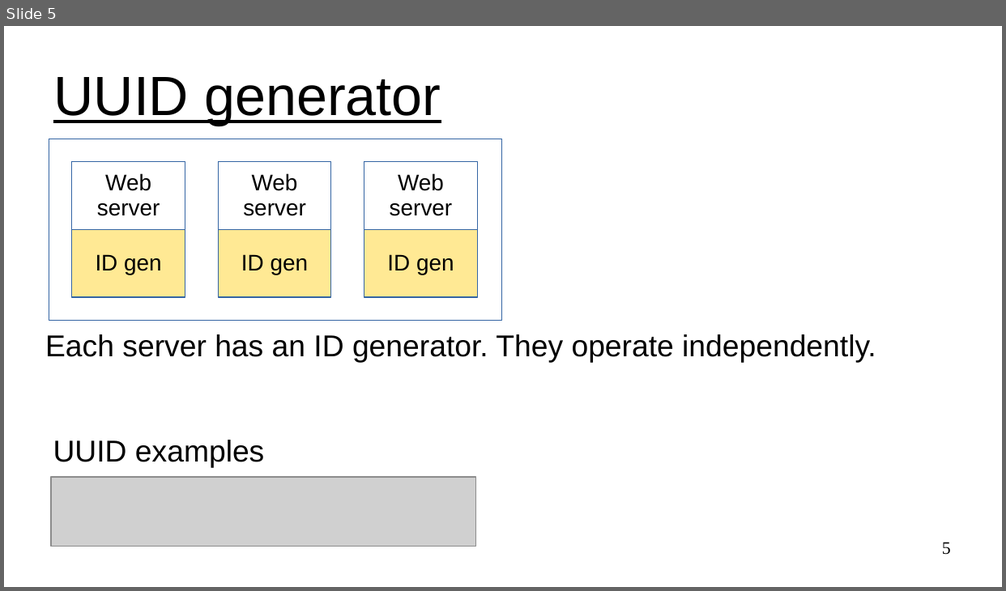
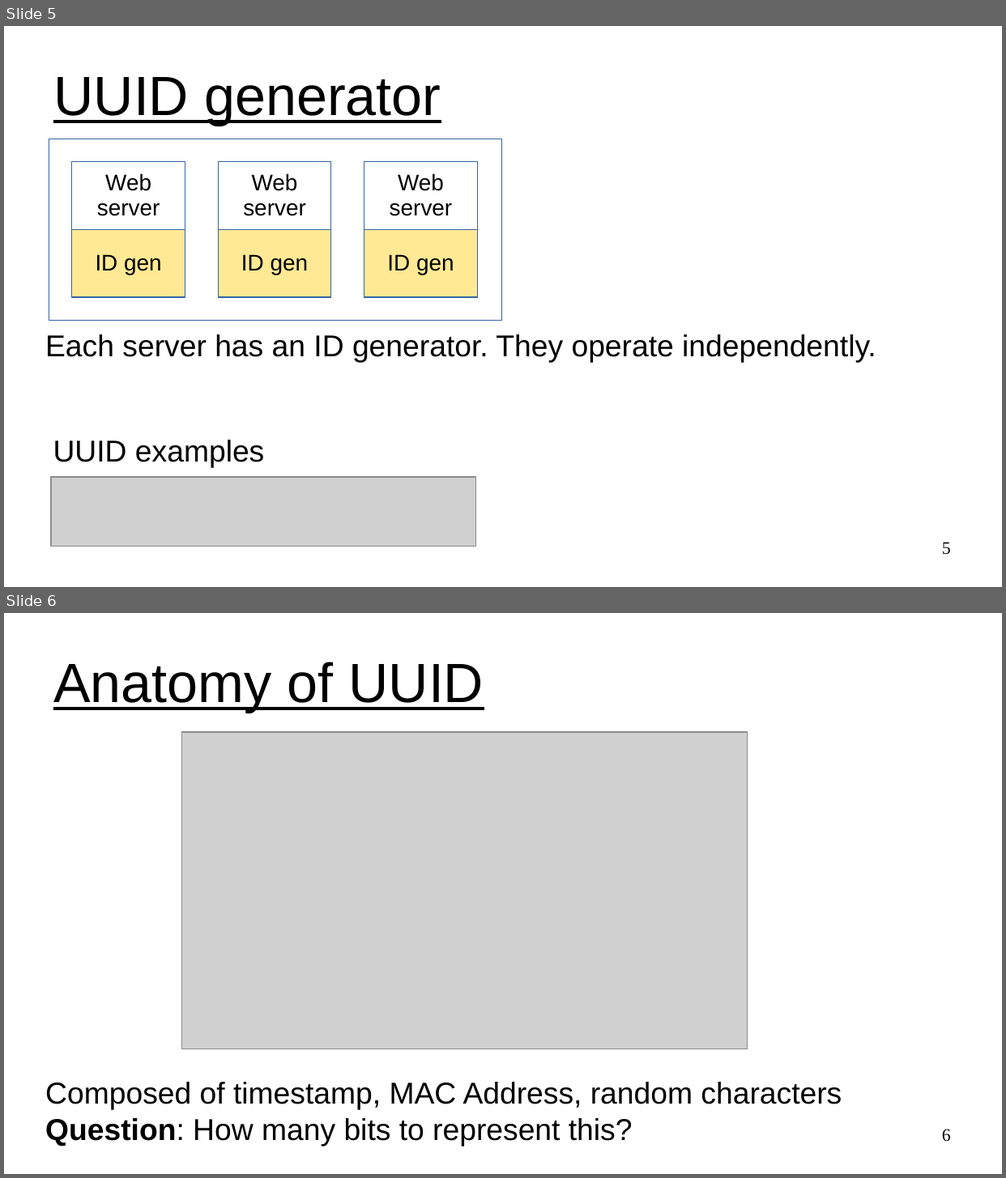
Before and after one commit to UVADS/distributed_computing, a slide deck: 03_dataframes_and_spark_sql/design_unique_id_generator.ppt. Shown one above the other, each under a label of ours: slide 5 before the commit, slides 5 and 6 after it. The pictures are 1006x591 and 1006x1178 pixels, drawn with LibreOffice and Linux fonts; fonts in the diff are those of the drawing; grey boxes stand for pictures. Boxes give left, top, right and bottom in pixels: in the first picture for what was removed or moved away, otherwise in the second. Text is boxed around its words. In the diff, an @@ line names an element or a change of style, - is before the commit and + after.

Commit message:
added to uuid

```diff
--- a/03_dataframes_and_spark_sql/design_unique_id_generator.ppt
+++ b/03_dataframes_and_spark_sql/design_unique_id_generator.ppt
@@ slide 6 added at [4,613,1002,1174], background #FFFFFF @@
@@ title added at [53,662,484,713], 44 pt, text #000000, underline @@
+Anatomy of UUID
@@ picture added at [181,733,748,1050] @@
@@ text added at [45,1082,842,1147], 24 pt, text #000000 @@
+Composed of timestamp, MAC Address, random characters
+Question: How many bits to represent this?
@@ page number added at [942,1129,951,1142], 14 pt, text #000000 @@
+6
```
Also in this commit, not shown: 2 slides changed, 1 other slide added, 1 other file.
